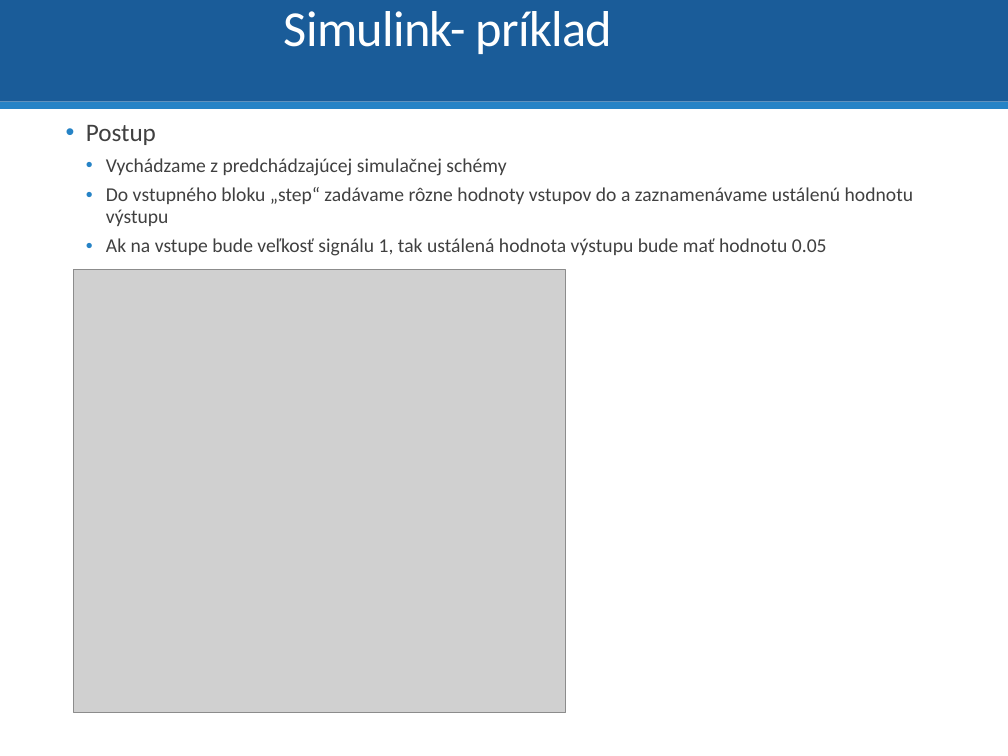
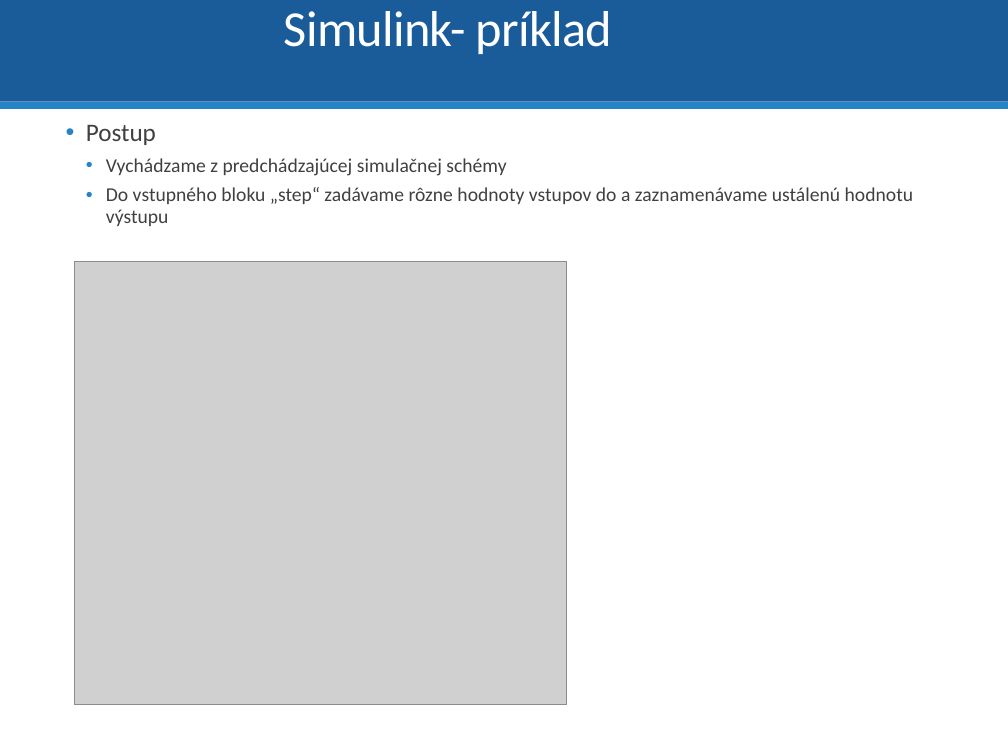
Before and after one commit to dodekm/TeamProjektKybernetika, a slide deck: slide 47 of Nove prednasky/P0_Opakovanie_Matlab_Simulink.pptx. Drawn at 1008x756 pixels with LibreOffice and Linux fonts; fonts in the diff are those of the drawing; grey boxes stand for pictures. Boxes give left, top, right and bottom in pixels: in the first picture for what was removed or moved away, otherwise in the second. Text is boxed around its words. In the diff, an @@ line names an element or a change of style, - is before the commit and + after.

```diff
--- a/Nove prednasky/P0_Opakovanie_Matlab_Simulink.pptx
+++ b/Nove prednasky/P0_Opakovanie_Matlab_Simulink.pptx
@@ text at box(106, 238, 827, 256): paragraph removed @@
-    • Ak na vstupe bude veľkosť signálu 1, tak ustálená hodnota výstupu bude mať hodnotu 0.05
@@ picture: place and size @@
-picture at box(74, 270, 565, 713)
+picture at box(75, 262, 566, 705)
```
Also in this commit, not shown: 14 other slides changed, 1 slide added, 1 slide removed, 2 other files.
